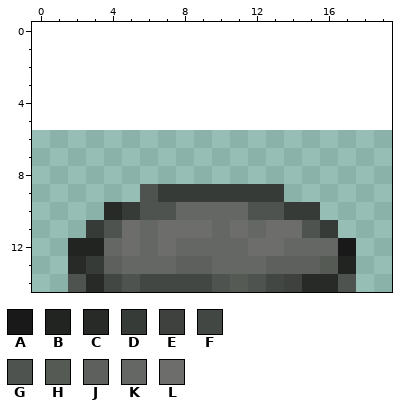
Two versions of one pixel-art sprite, Assets/Resources/texture/Sprite/Slab.png. The picture above was drawn from the file before the commit.
The file is 20x9 pixels. Pixels under 10% opacity are left out. Colours within 5 levels of each other are drawn and written as one. The old version is drawn lined up with the new one, on the new canvas.
Palette (. is transparent): A #181918  B #212421  C #272a27  D #373b38  E #3e413e  F #434744  G #4f534f  H #555a55  J #5e605e  K #656765  L #6d6e6c
Pixels before, first column x 2:
 9 ....GDDDDDDD....
10 ..CDGGKKKKGGDD..
11 .DGLKLLLKLKLLGD.
12 BBKLKLKKKKLLKKKA
13 CDJKKKJJKKKJJJHB
14 GCFGFFFFGHGFECCG
And afterwards:
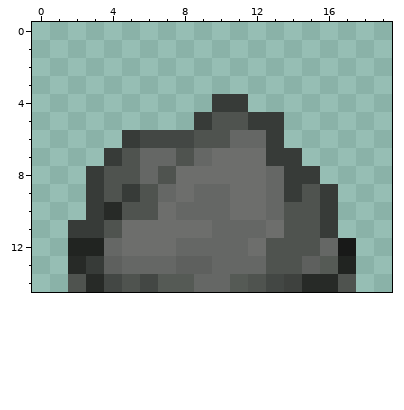
Changes in this commit:
canvas 20x9 -> 20x15, the old top-left corner now at 0,6
Changed rows in their new state; - is an unchanged pixel.
first column x 2:
 4 --------DD-----
 5 -------DGGDD---
 6 ---DFFFGGKKD---
 7 --DGKKGKLLLDD--
 8 -DGGKGLLLLLKDD-
 9 -DGD-KLKKLLKDGD
10 -D-G-L---LLKGGD
11 D---L----K--G--
12 ----L------GGG-
13 -----------GG--
14 -----HHKK------
